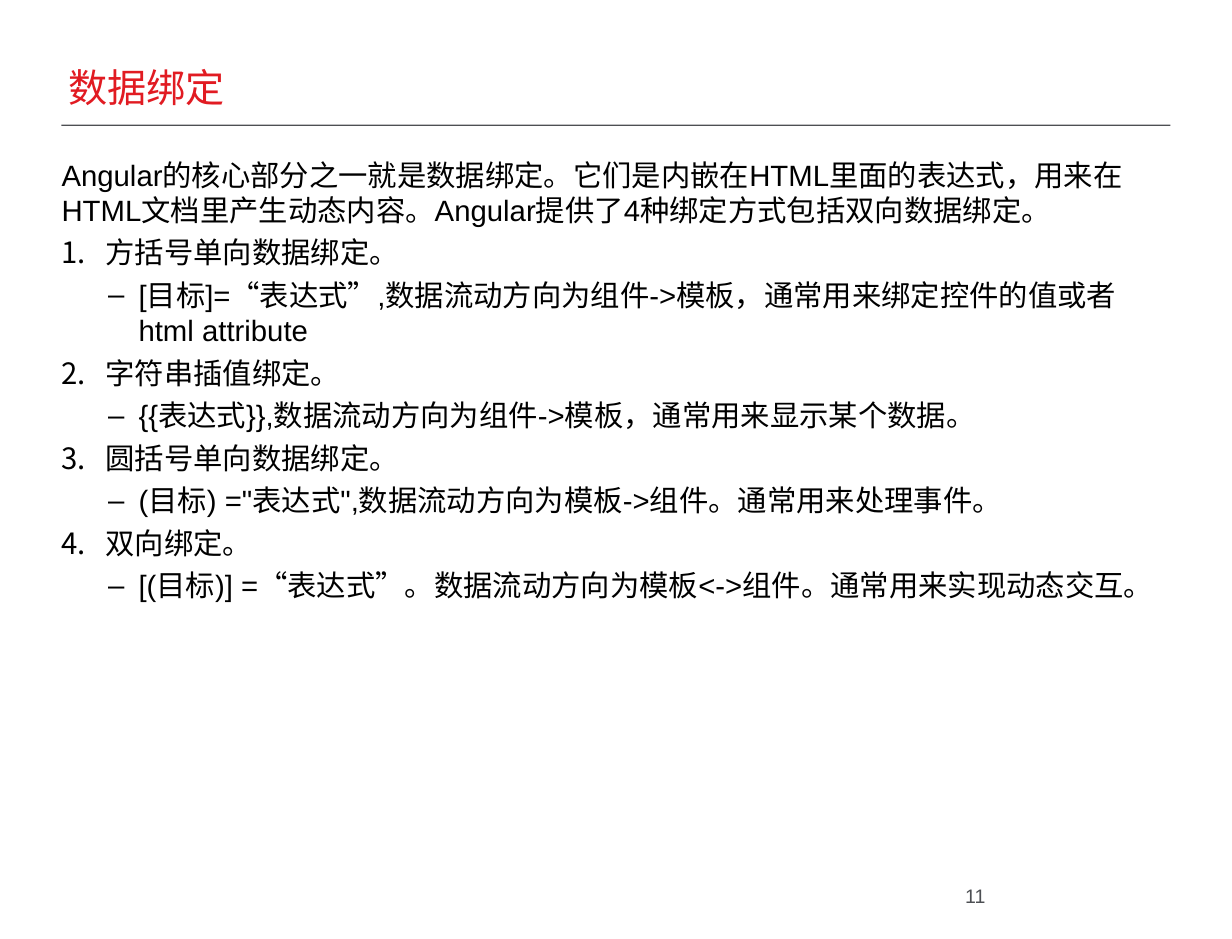
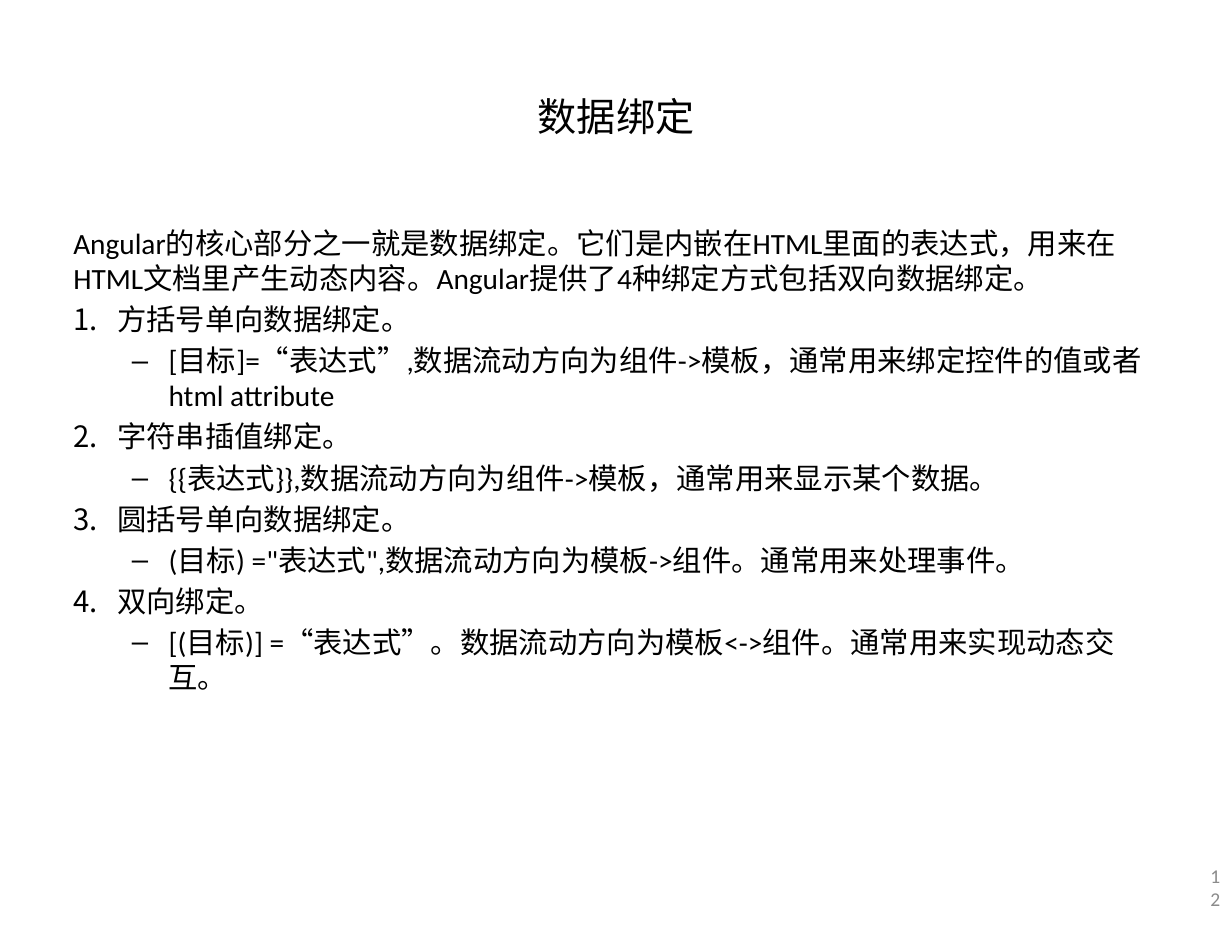
Before and after one commit to joylea/documents, a slide deck: slide 12 of Angular cli Framework.pptx (slide 11 before the commit). Drawn at 1232x939 pixels with LibreOffice and Linux fonts; fonts in the diff are those of the drawing; background and template pictures are left out. Boxes give left, top, right and bottom in pixels: in the first picture for what was removed or moved away, otherwise in the second. Text is boxed around its words. In the diff, an @@ line names an element or a change of style, - is before the commit and + after.

```diff
--- a/Angular cli Framework.pptx
+++ b/Angular cli Framework.pptx
@@ title "数据绑定": place and size @@
-title "数据绑定" at [68,69,224,105]
+title "数据绑定" at [538,98,694,135]
@@ title "数据绑定" at [538,98,694,135]: font Arial to Calibri, text colour #E11B22 to #000000; alignment left to centre; vertical alignment bottom to middle @@
@@ line removed from (61, 126) to (1171, 126) @@
@@ text "Angular的核心部分之一就是数据绑定。它们是内嵌在HTML里面的表达式，用来在HTML文档里产生动态内容。Angul ...": place and size @@
-text "Angular的核心部分之一就是数据绑定。它们是内嵌在HTML里面的表达式，用来在HTML文档里产生动态内容。Angul ..." at [62,162,1153,602]
+text "Angular的核心部分之一就是数据绑定。它们是内嵌在HTML里面的表达式，用来在HTML文档里产生动态内容。Angul ..." at [73,229,1142,690]
@@ text "Angular的核心部分之一就是数据绑定。它们是内嵌在HTML里面的表达式，用来在HTML文档里产生动态内容。Angul ..." at [73,229,1142,690]: font Arial to Calibri; indent changed @@
@@ page number at [1192,866,1232,907]: vertical alignment bottom to middle @@
@@ page number at [965,889,985,903]: text changed; font Arial to Calibri; text colour #4D4F53 to #8C8C8C @@
-11
+12
```
Also in this commit, not shown: 20 other slides changed, 1 slide added.
